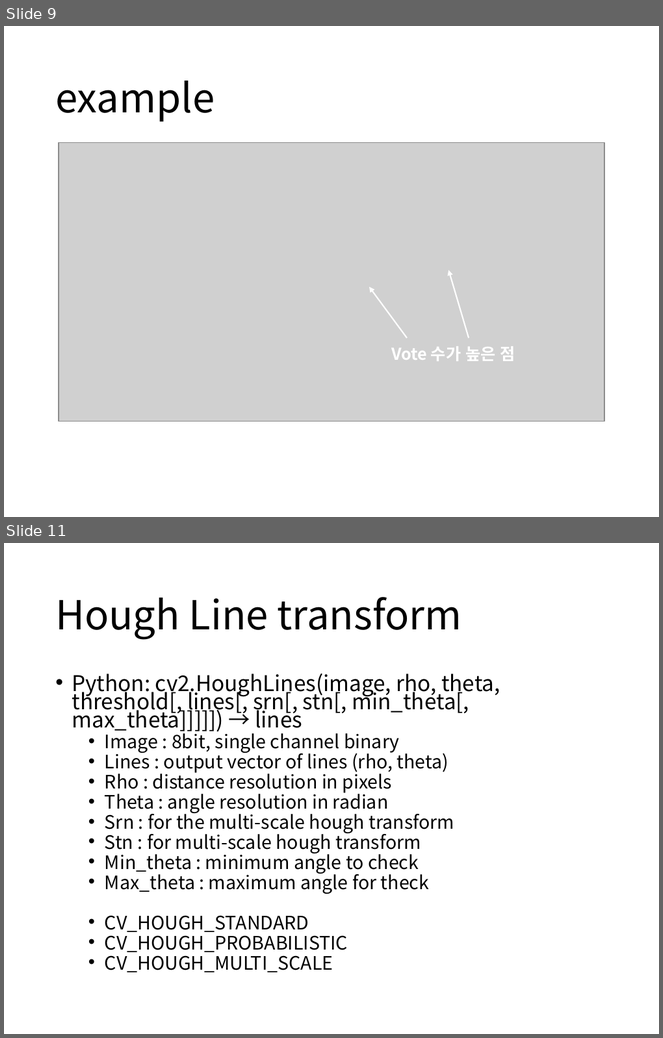
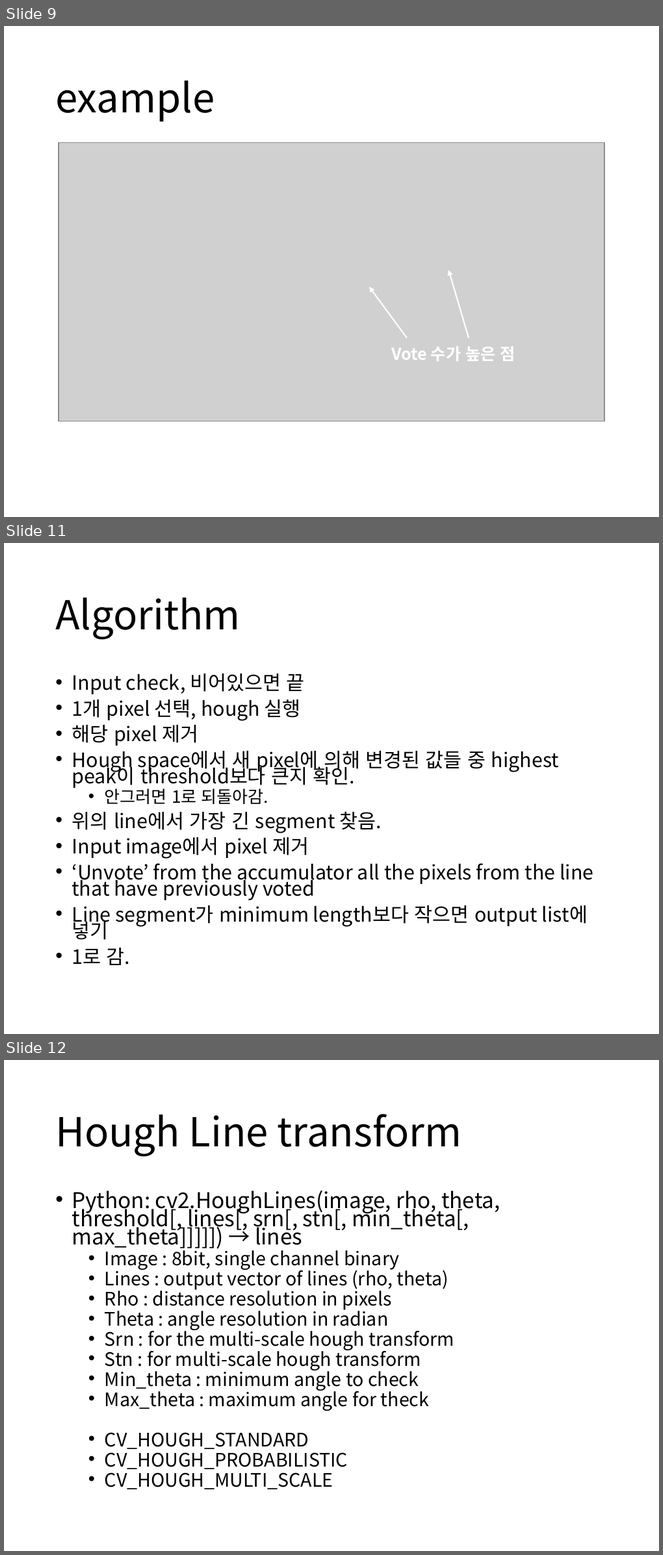
Before and after one commit to boy1089/MyProject, a slide deck: hough transform/hough transform ver1.pptx. Shown one above the other, each under a label of ours: slides 9 and 11 before the commit, slides 9, 11 and 12 after it; the slides between them are not shown. The pictures are 663x1038 and 663x1555 pixels, drawn with LibreOffice and Linux fonts; fonts in the diff are those of the drawing; grey boxes stand for pictures. Boxes give left, top, right and bottom in pixels: in the first picture for what was removed or moved away, otherwise in the second. Text is boxed around its words. In the diff, an @@ line names an element or a change of style, - is before the commit and + after.

Commit message:
hough modified

```diff
--- a/hough transform/hough transform ver1.pptx
+++ b/hough transform/hough transform ver1.pptx
@@ slide 11 added at box(4, 543, 659, 1034), background #FFFFFF @@
@@ title added at box(55, 598, 241, 640), 44 pt, text #000000 @@
+Algorithm
@@ text added at box(72, 674, 594, 965), 21.7 pt, text #000000 @@
+• Input check, 비어있으면 끝
+• 1개 pixel 선택, hough 실행
+• 해당 pixel 제거
+• Hough space에서 새 pixel에 의해 변경된 값들 중 highest peak이 threshold보다 큰지 확인.
+  • 안그러면 1로 되돌아감.
+• 위의 line에서 가장 긴 segment 찾음.
+• Input image에서 pixel 제거
+• ‘Unvote’ from the accumulator all the pixels from the line that have previously voted
+• Line segment가 minimum length보다 작으면 output list에 넣기
+• 1로 감.
@@ what was slide 11 is now slide 12 @@
```
Also in this commit, not shown: 5 slides changed, 2 other slides added, 3 other files.
